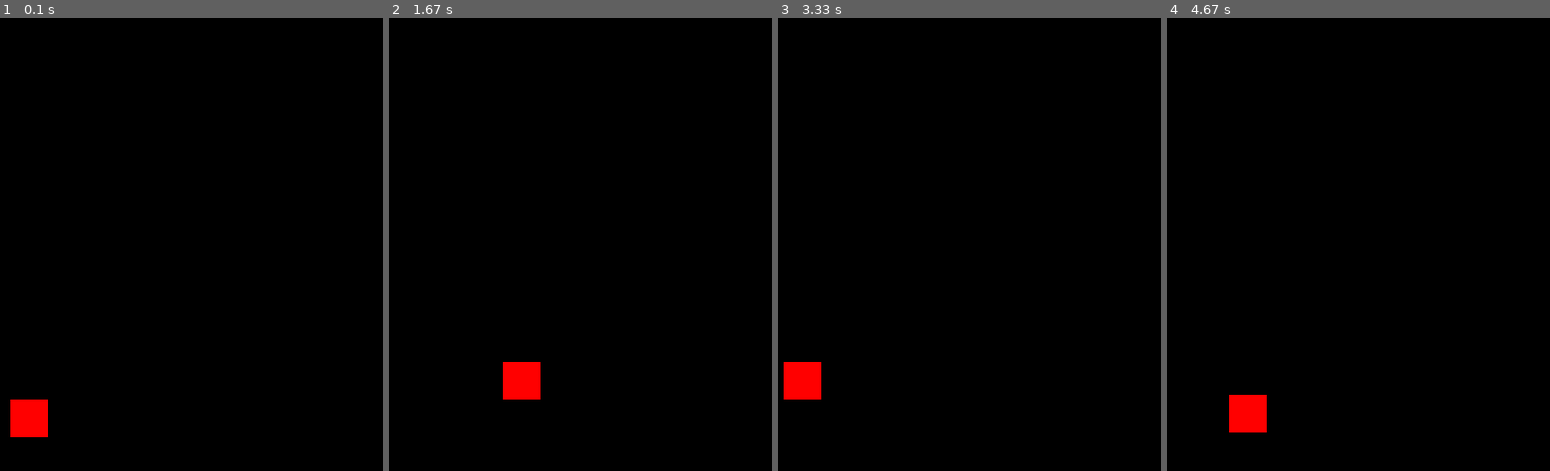
Above: before the commit, frames 1-4 (left to right).
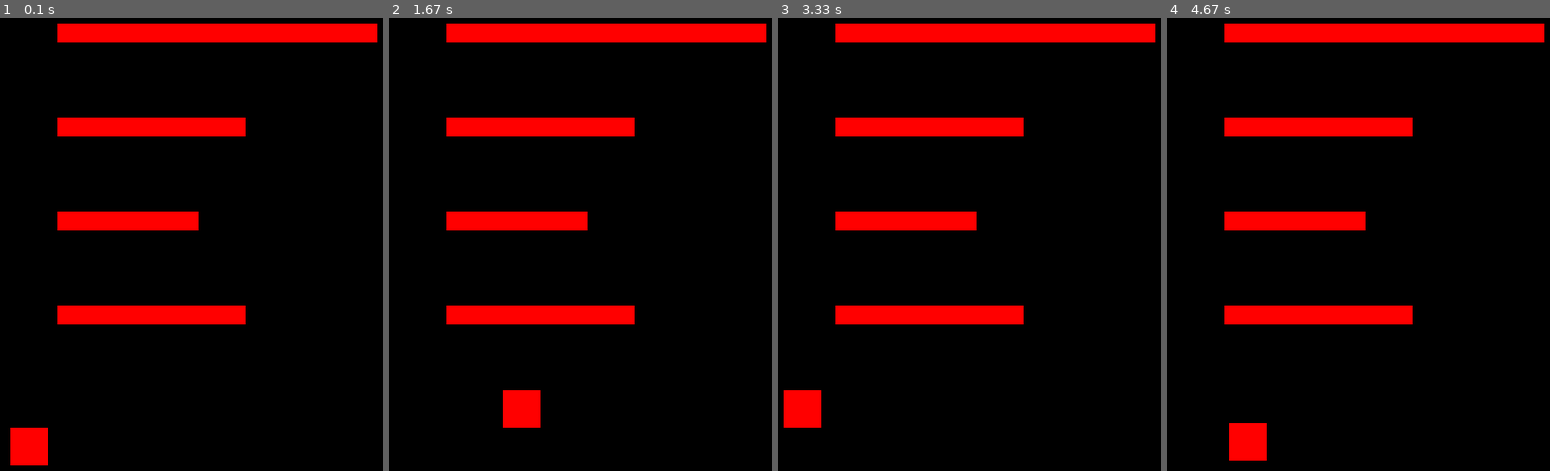
Above: after the commit, the same moments.

Repository: RobertNeuzil/game
Game: pygame game, started from personal/personalgame.py
The game is run twice, just before and just after one commit, with the same random seed, the same clock (stepped at 60 frames per second) and the same inputs.
Inputs:
- Up to frame 1 (0.1 s): no input
- Up to frame 2 (1.67 s): hold Right 0.33-0.8 s; hold Up 0.83-1.13 s; hold Right 1.17-1.63 s
- Up to frame 3 (3.33 s): hold Left 1.67-2.2 s; hold Down 2.23-2.53 s; hold Left 2.57-2.97 s; hold Up from 3 s (still down)
- Up to frame 4 (4.67 s): release Up at 3.37 s; hold Right 3.4-4.03 s; hold Down 4.07-4.43 s; hold Left from 4.47 s (still down)

The runs differ from the first frame. In frame 1, 10% of the frame differs, in the area x 2-99%, y 1-99%; in frame 2, 10%; in frame 3, 10%; in frame 4, 10%.

Commit message:
class based constructer to create blocks that will become platform to jump on

Diff:
--- a/personal/personalgame.py
+++ b/personal/personalgame.py
@@ -12,10 +12,29 @@
 black = (0, 0, 0)
 
 
+class rects():
+	def __init__(self, x, y, width, height):
+		self.x = x
+		self.y = y
+		self.width = width
+		self.height = height
+	def create(self):
+		pygame.draw.rect(window, red, (self.x, self.y, self.width, self.height))
+
+square_one = rects(50, 530, 40, 40)
+square_two = rects(100, 200, 200, 20)
+square_three = rects(100, 300, 150, 20)
+square_four = rects(100, 100, 340, 20)
+square_five = rects(100, 400, 200, 20)
+square_six = rects(60, 300, 150, 20)
 def draw():
 	pygame.time.delay(40)
 	window.fill(black)
-	pygame.draw.rect(window, red, (x, y, width, height))
+	square_one.create()
+	square_two.create()
+	square_three.create()
+	square_four.create()
+	square_five.create()
 	pygame.display.update()
 
 
@@ -25,14 +44,15 @@
 		if event.type == pygame.QUIT:
 			running = False
 	keys = pygame.key.get_pressed()
-	if keys[pygame.K_LEFT] and x > 0:
-		x-= velocity
-	if keys[pygame.K_RIGHT] and x < 600 - width:
-		x += velocity
-	if keys[pygame.K_DOWN] and y < 600 - height:
-		y += velocity
-	if keys[pygame.K_UP] and y > 0:
-		y -= velocity
+	if keys[pygame.K_LEFT] and square_one.x > 0:
+		square_one.x-= velocity
+	if keys[pygame.K_RIGHT] and square_one.x < 600 - width:
+		square_one.x += velocity
+	if keys[pygame.K_DOWN] and square_one.y < 600 - height:
+		square_one.y += velocity
+	if keys[pygame.K_UP] and square_one.y > 0:
+		square_one.y -= velocity
+
 	draw()
 
 pygame.quit()
